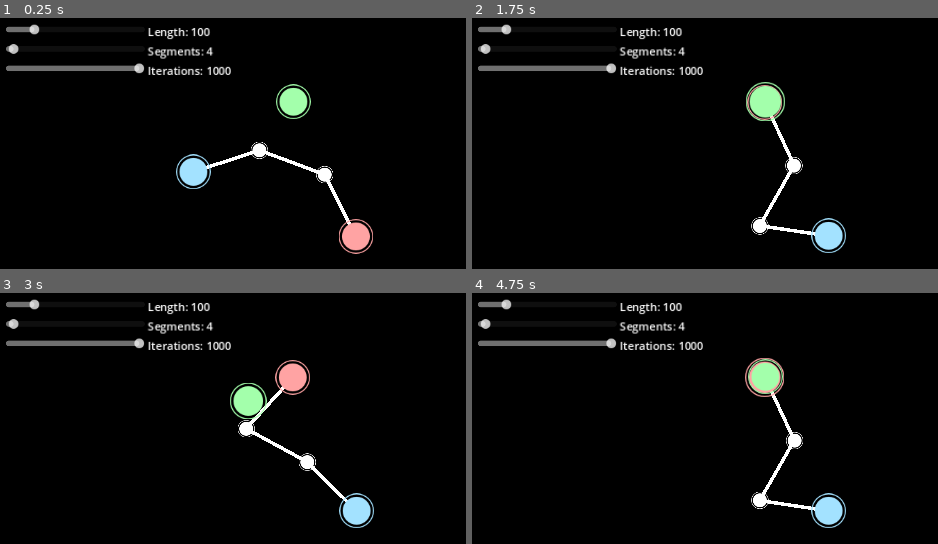
Above: before the commit, frames 1-4 (two rows, left to right).
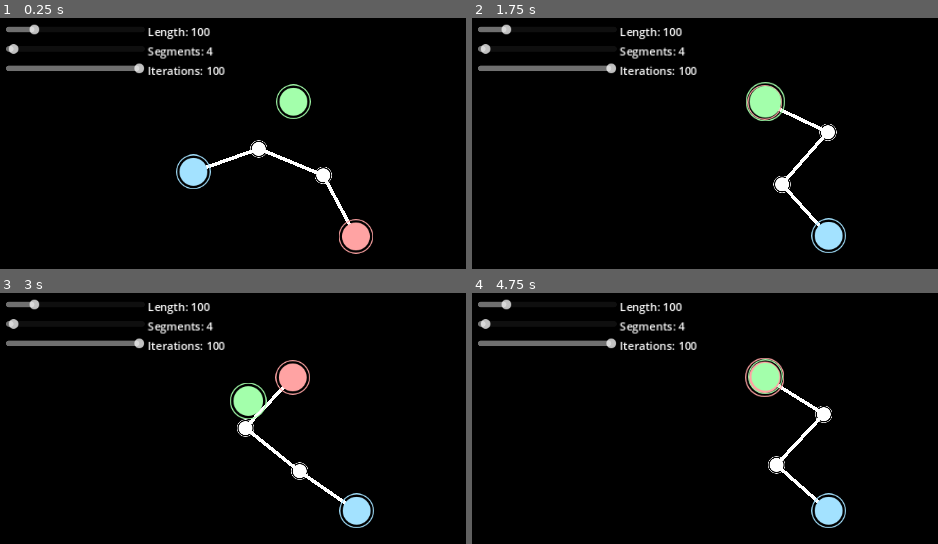
Above: after the commit, the same moments.

Repository: FlynnD273/inverse-kinematics
Game: Godot game, scene res://scenes/main_scene.tscn
The game is run twice, just before and just after one commit, with the same random seed, the same clock (stepped at 60 frames per second) and the same inputs.
Inputs (mouse positions are in pixels of both pictures, inside the frame that each line leads up to):
- Up to frame 1 (0.25 s): no input
- Up to frame 2 (1.75 s): tap Enter at 0.5 s; drag from (667, 171) to (826, 236) at 0.52 s; drag from (826, 236) to (765, 100) at 1.27 s
- Up to frame 3 (3 s): move the mouse to (293, 378) at 2.02 s; click (293, 378) at 2.17 s; tap Space at 2.75 s; drag from (293, 378) to (158, 448) at 2.77 s
- Up to frame 4 (4.75 s): drag from (630, 448) to (910, 516) at 3.52 s; drag from (910, 516) to (765, 378) at 4.27 s

The runs differ from the first frame. In frame 1, 0.4% of the frame differs, in the area x 44-76%, y 19-82%; in frame 2, 1.4%, in the area x 48-79%, y 19-87%; in frame 3, 1.1%; in frame 4, 1.4%.

Commit message:
Change starting position of dots

Diff:
--- a/scenes/main_scene.tscn
+++ b/scenes/main_scene.tscn
@@ -58,8 +58,7 @@
 [node name="IterationsSlider" type="HSlider" parent="Sliders"]
 layout_mode = 2
 min_value = 1.0
-max_value = 1000.0
-value = 1000.0
+value = 100.0
 script = ExtResource("2_wmlij")
 
 [node name="Label3" type="Label" parent="Sliders"]
--- a/scripts/main_scene.gd
+++ b/scripts/main_scene.gd
@@ -9,7 +9,6 @@
 func _ready() -> void:
   for i in range(point_count):
     var dot: Control = dot_scene.instantiate()
-    dot.position = Vector2(randi_range(20, 600), randi_range(20, 600))
     $Dots.add_child(dot)
 
 
@@ -36,9 +35,15 @@
       )
   points[0].position = $Start.position
 
-  var offset: Vector2 = ($Pole.position - $Start.position).normalized() * joint_length
+  var offset: Vector2 = (
+    ($Pole.position - $End.position.lerp($Start.position, 0.5)).normalized()
+    * joint_length
+  )
   for i in range(1, points.size()):
-    points[i].position = points[i - 1].position + offset
+    if i < points.size() / 2.0:
+      points[i].position = $Pole.position + offset * i
+    else:
+      points[i].position = $Pole.position + offset * (points.size() - i)
     points[i].show()
   for _iter in range(iteration_count):
     points[-1].position = $End.position
@@ -72,7 +77,6 @@
   if new_count > point_count:
     for i in range(new_count - point_count):
       var dot: Control = dot_scene.instantiate()
-      dot.position = Vector2(randi_range(20, 600), randi_range(20, 600))
       $Dots.add_child(dot)
   else:
     var points := $Dots.get_children()
Not shown, removed: deploy/deploy.apple-touch-icon.png.import
Not shown, removed: deploy/deploy.icon.png.import
Not shown, removed: deploy/deploy.png.import
Renamed: deploy/deploy.apple-touch-icon.png -> deploy/index.apple-touch-icon.png
Renamed: deploy/deploy.icon.png -> deploy/index.icon.png
Renamed: deploy/deploy.png -> deploy/index.png
Not shown, changed: export_presets.cfg
Not shown, removed: deploy/deploy.pck
Not shown, added: deploy/index.audio.worklet.js
Not shown, added: deploy/index.html
Not shown, added: deploy/index.js
Not shown, added: deploy/index.pck
(and 1 more such lines)
